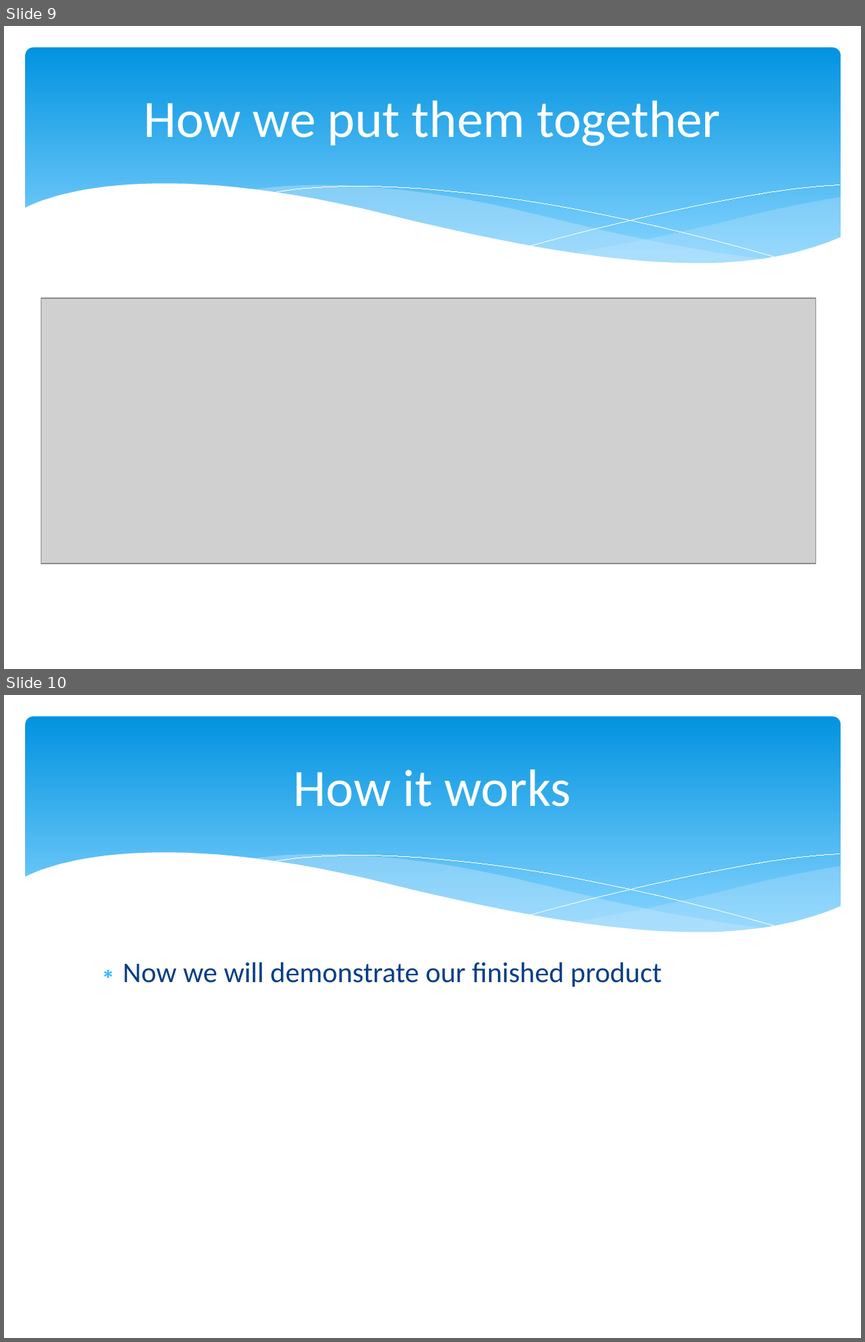
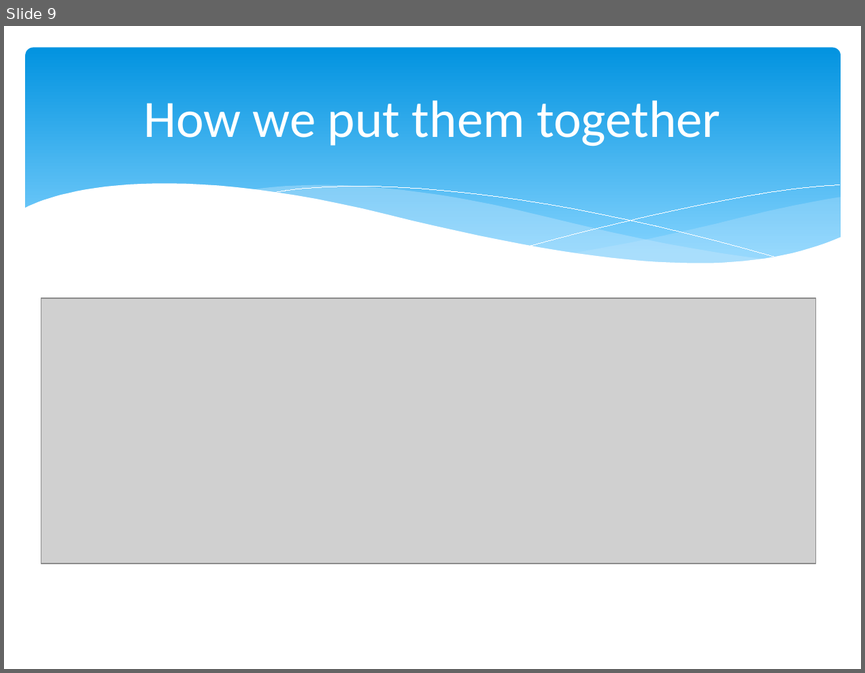
Before and after one commit to bahorn/ChinaProject, a slide deck: Group3 - Covendong.pptx. Shown one above the other, each under a label of ours: slides 9 and 10 before the commit, slide 9 after it. The pictures are 865x1342 and 865x673 pixels, drawn with LibreOffice and Linux fonts; fonts in the diff are those of the drawing; grey boxes stand for pictures. Boxes give left, top, right and bottom in pixels: in the first picture for what was removed or moved away, otherwise in the second. Text is boxed around its words. In the diff, an @@ line names an element or a change of style, - is before the commit and + after.

```diff
--- a/Group3 - Covendong.pptx
+++ b/Group3 - Covendong.pptx
@@ slide 10 removed at <box>4,695,861,1338</box>, background #FFFFFF; not listed: 6 template elements that a slide beside it also shows @@
@@ title removed at <box>294,769,570,807</box> @@
-How it works
@@ text removed at <box>123,962,662,987</box> @@
-∗ Now we will demonstrate our finished product
```
Also in this commit, not shown: 3 slides changed, 1 slide added.
